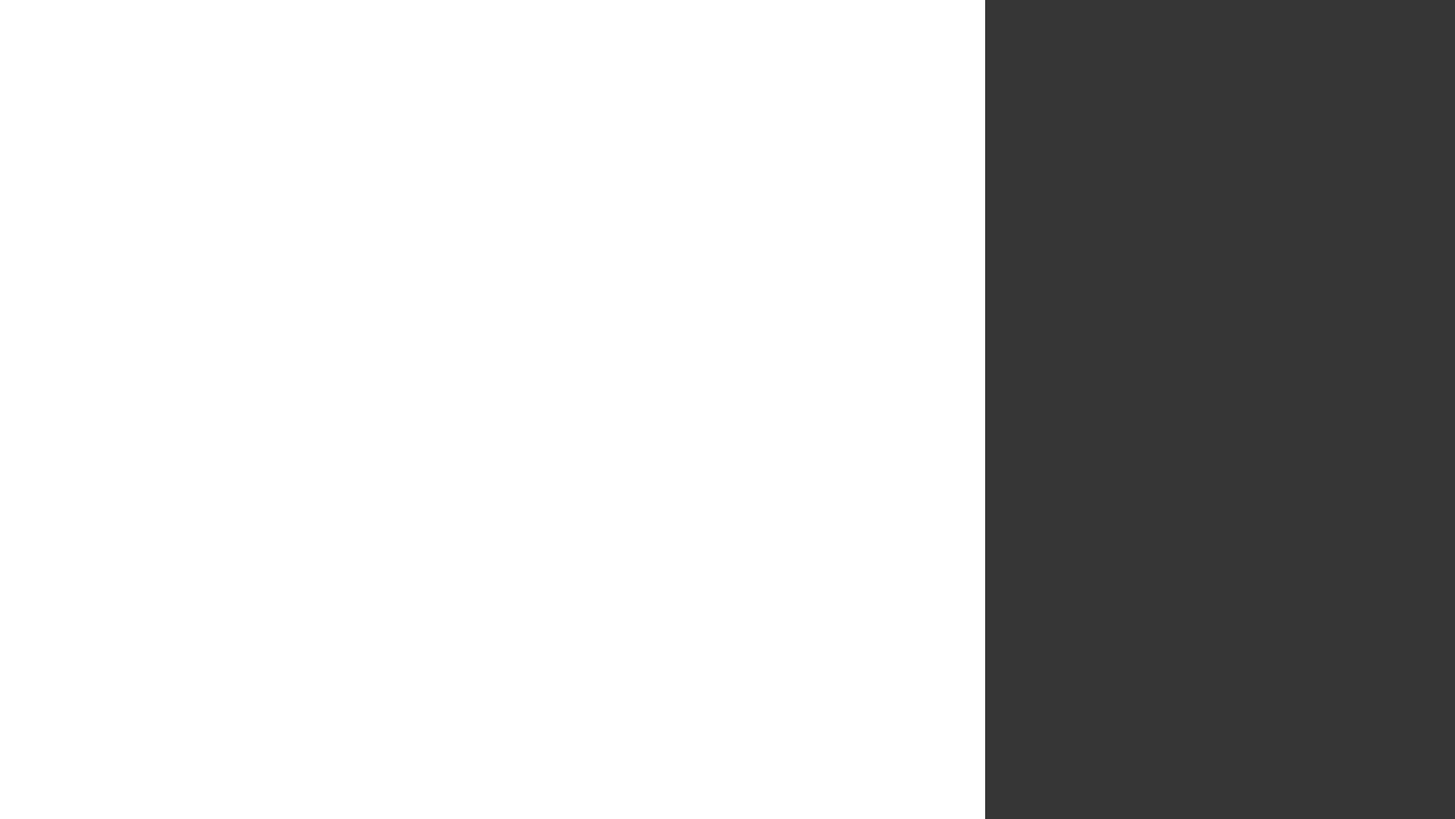
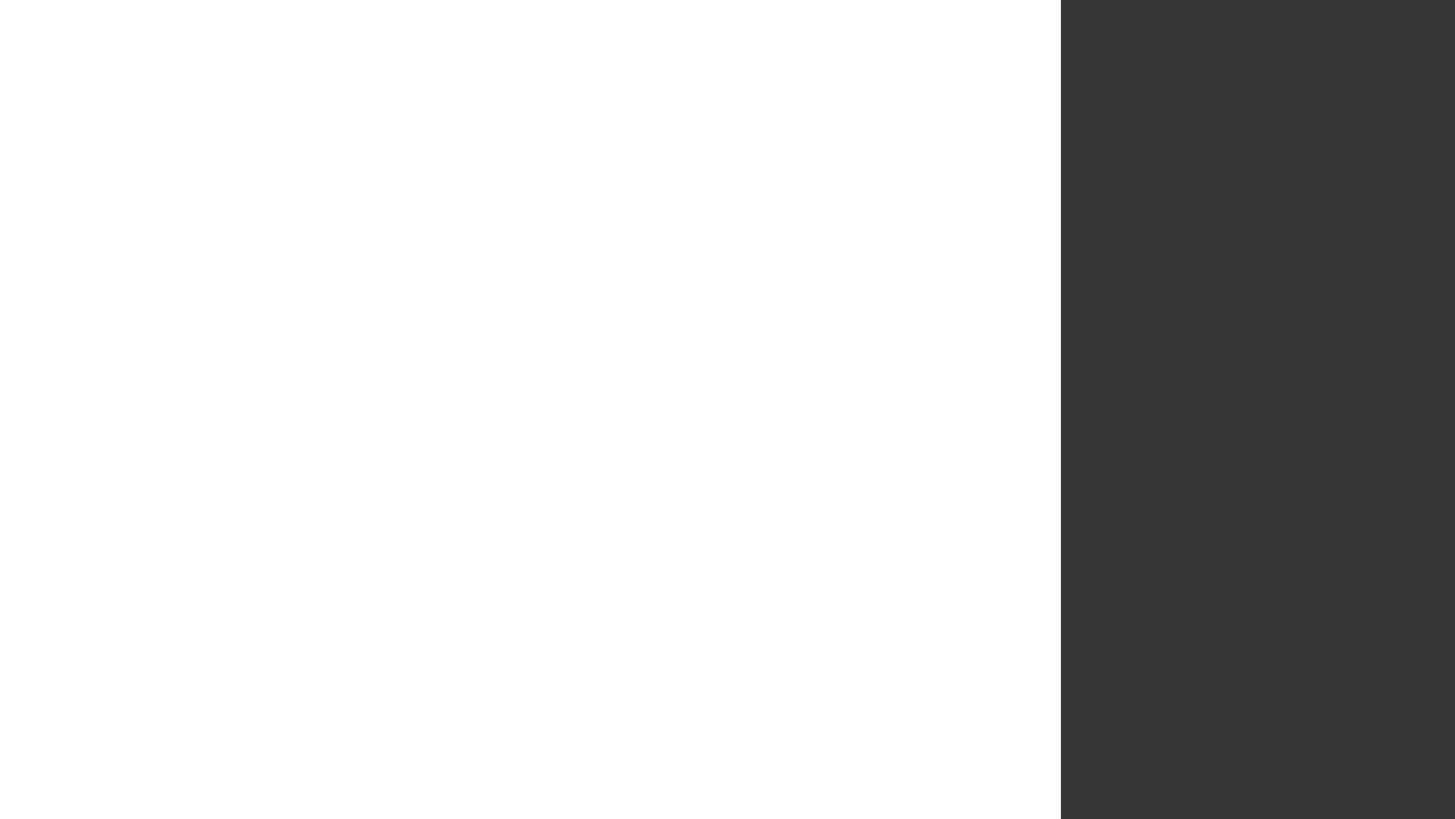
Layer changes from the first 1455 × 819 image to the second:
painted on "Rectangle 1" over [985, 0, 1062, 819]
painted on "Layer 2" over [985, 0, 1062, 819]
